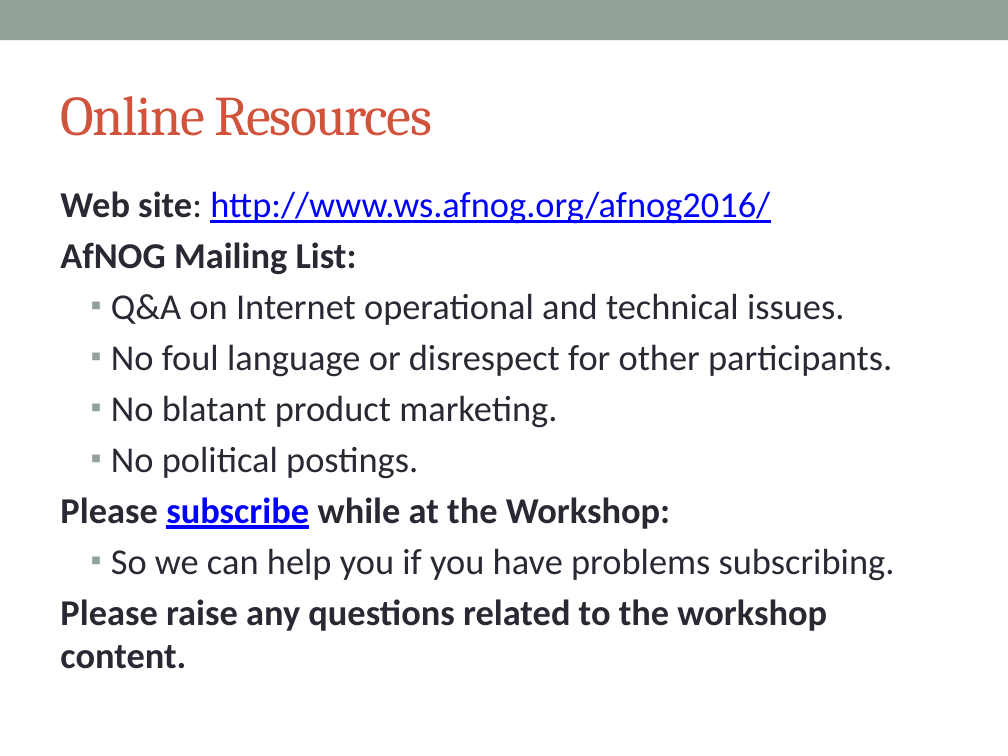
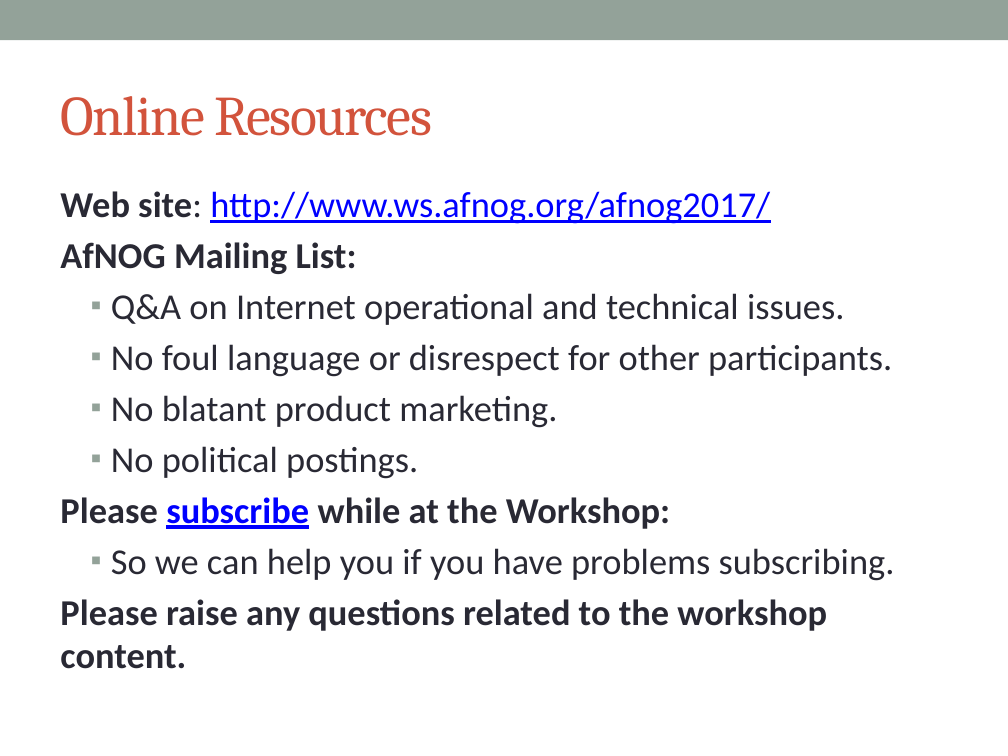
Before and after one commit to afnog/afnog.github.io, a slide deck: slide 12 of sse/intro/IntroPresentation.pptx. Drawn at 1008x756 pixels with LibreOffice and Linux fonts; fonts in the diff are those of the drawing. Boxes give left, top, right and bottom in pixels: in the first picture for what was removed or moved away, otherwise in the second. Text is boxed around its words. In the diff, an @@ line names an element or a change of style, - is before the commit and + after.

```diff
--- a/sse/intro/IntroPresentation.pptx
+++ b/sse/intro/IntroPresentation.pptx
@@ text at <box>60,191,770,224</box>: text changed @@
-Web site: http://www.ws.afnog.org/afnog2016/
+Web site: http://www.ws.afnog.org/afnog2017/
```
Also in this commit, not shown: 12 other slides changed, 4 other files.
